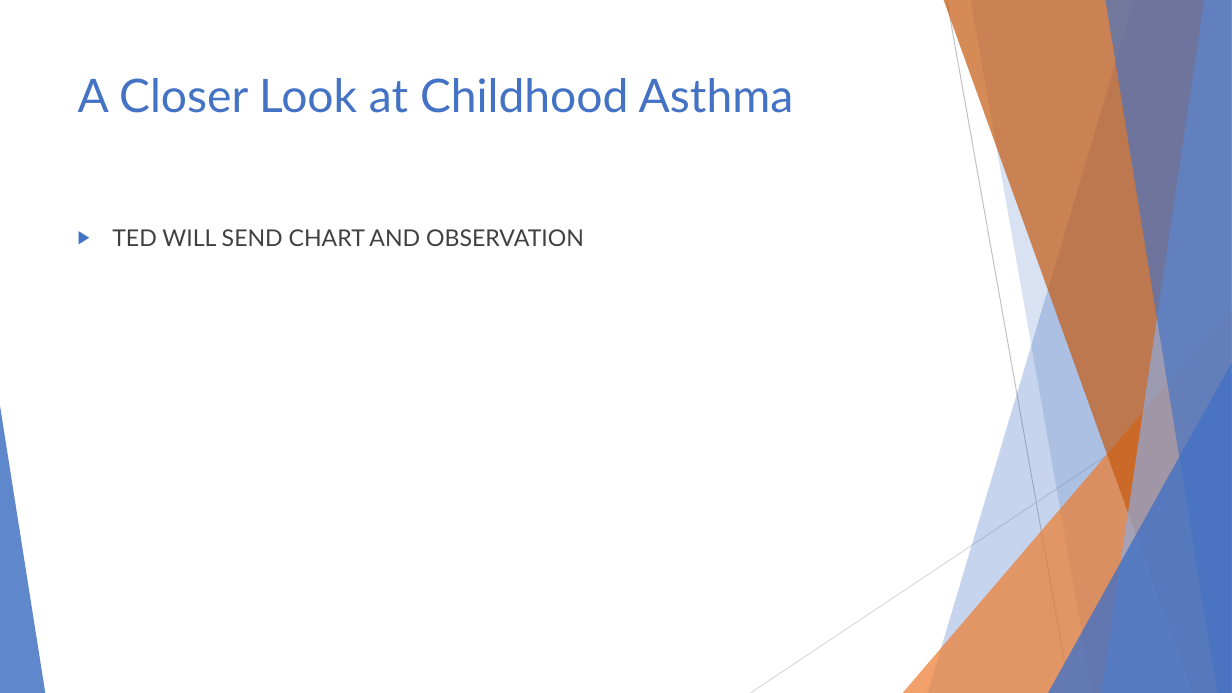
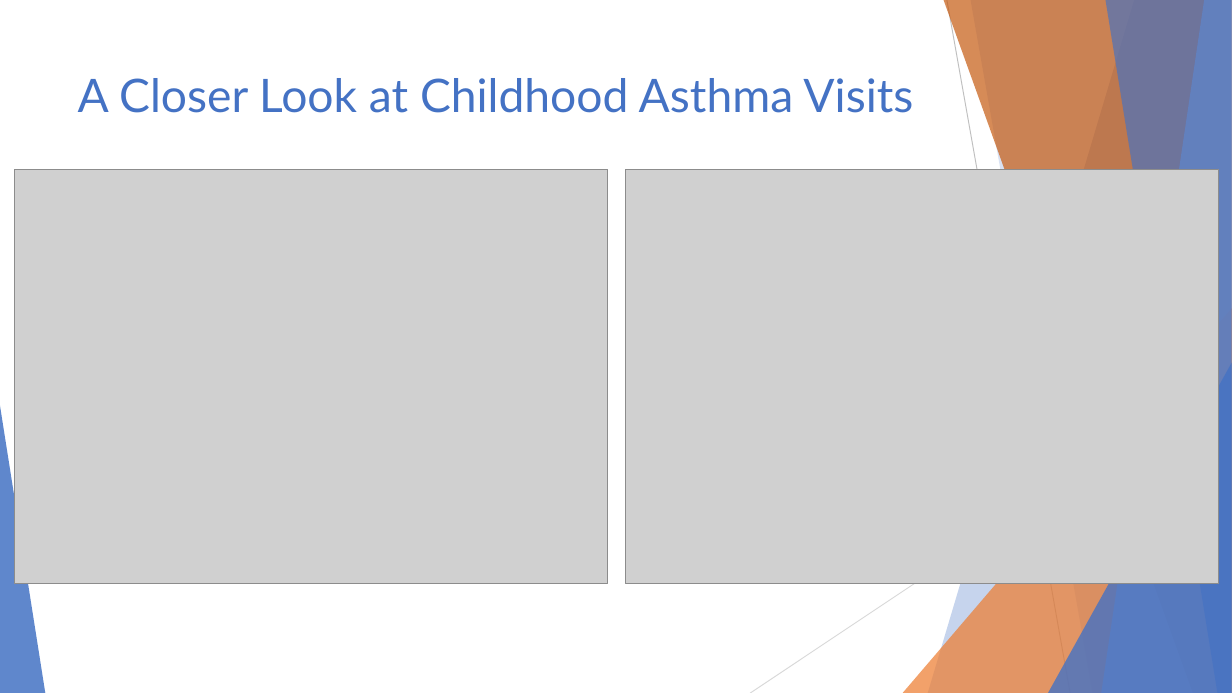
Before and after one commit to ghteds/healthproject, a slide deck: slide 9 of AdditionalResources/Air Quality and Asthma.pptx (slide 6 before the commit). Drawn at 1232x693 pixels with LibreOffice and Linux fonts; fonts in the diff are those of the drawing; grey boxes stand for pictures. Boxes give left, top, right and bottom in pixels: in the first picture for what was removed or moved away, otherwise in the second. Text is boxed around its words. In the diff, an @@ line names an element or a change of style, - is before the commit and + after.

Commit message:
Updated presentation - please read description
Added child asthma images (Ted's slide) and moved slide to after Josephs. I thought it would flow better to first look at the general population, and then a closer look at children. Let me know if anyone has other thoughts!

```diff
--- a/AdditionalResources/Air Quality and Asthma.pptx
+++ b/AdditionalResources/Air Quality and Asthma.pptx
@@ title at box(78, 78, 913, 113): text changed @@
-A Closer Look at Childhood Asthma
+A Closer Look at Childhood Asthma Visits
@@ picture added at box(14, 169, 608, 584) @@
@@ picture added at box(626, 169, 1220, 584) @@
@@ text removed at box(112, 229, 584, 246) @@
-▶ TED WILL SEND CHART AND OBSERVATION
```
Also in this commit, not shown: 1 other slide changed.
